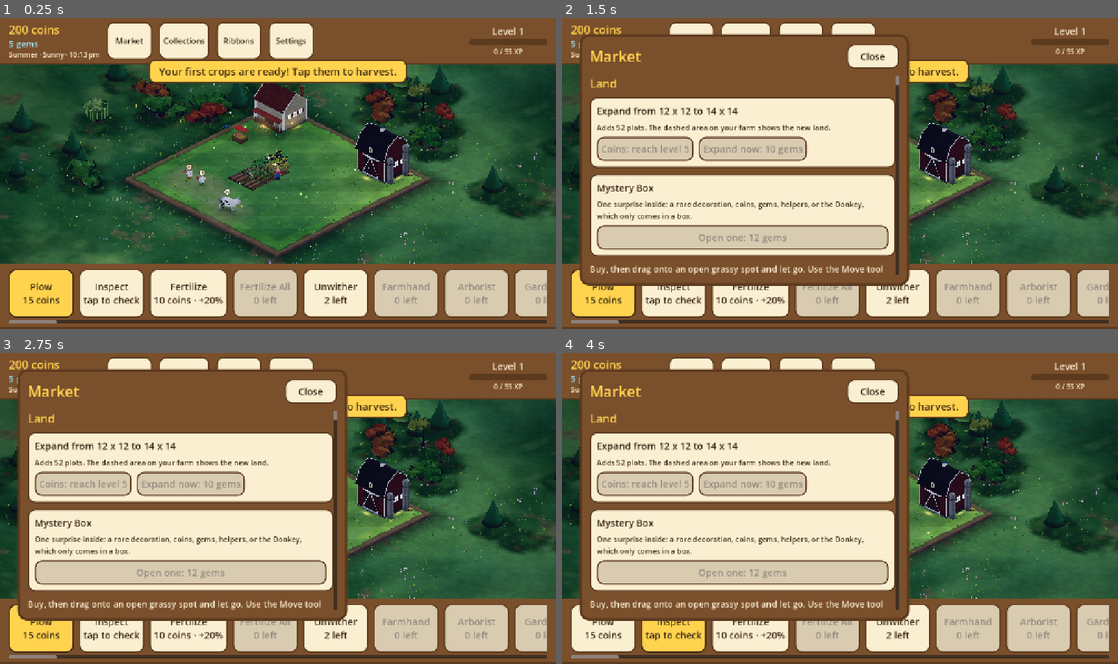
Above: before the commit, frames 1-4 (two rows, left to right).
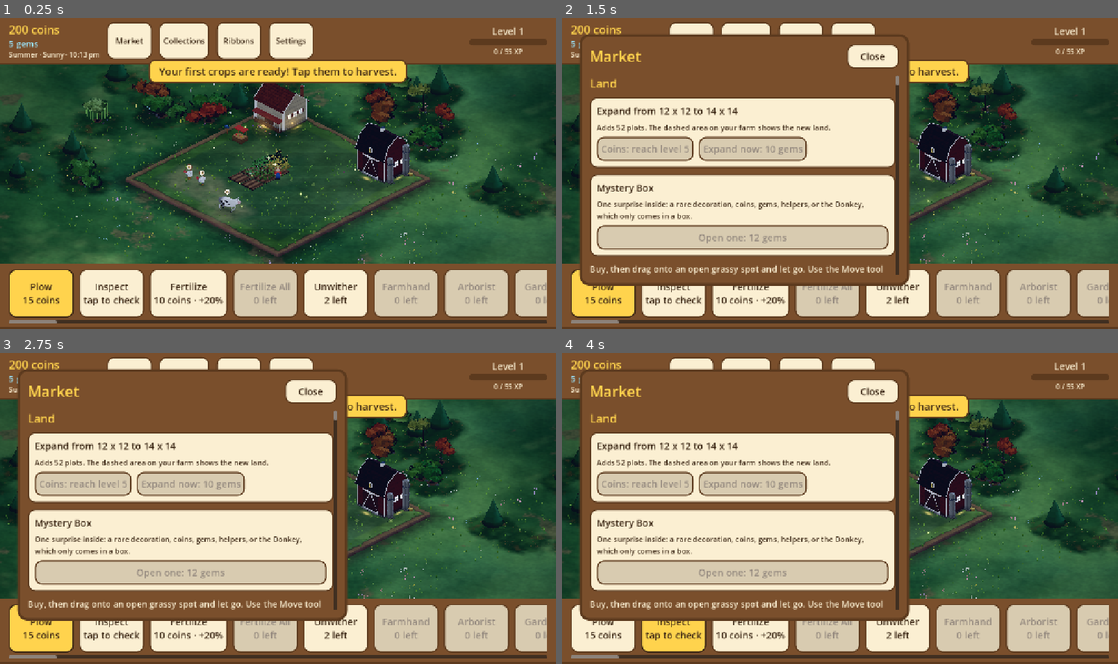
Above: after the commit, the same moments.

Repository: aniket-patra-1998/farm-game
Game: Godot game, scene res://scenes/main.tscn
Two runs of this game, one before a commit and one after it. Both use one fixed random seed, a clock stepped at 60 frames per second and the inputs below.
Inputs:
- Up to frame 1 (0.25 s): no input
- Up to frame 2 (1.5 s): click "Market" at 0.5 s; click "Collections" at 1.25 s
- Up to frame 3 (2.75 s): click "Ribbons" at 2 s
- Up to frame 4 (4 s): click "Plow 15 coins" at 2.75 s; click "Inspect tap to check" at 3.5 s

The runs differ from the first frame. In frame 1, 8.8% of the frame differs, in the area x 24-76%, y 32-75%; in frame 2, 1.0%; in frame 3, 1.0%; in frame 4, 1.0%.

Commit message:
Ground: grass colour from the reference screenshots (deeper, less neon); before/after look tool (look_shot, look_compare)
Co-Authored-By: Claude Sonnet 5.5 <noreply@anthropic.com>
Claude-Session: https://claude.ai/code/session_014fNSr1LTa4ZmUtF6K6voar

Diff:
--- a/shaders/ground3d.gdshader
+++ b/shaders/ground3d.gdshader
@@ -4,8 +4,8 @@
 // farm (FarmVille's grid you could read without lines), and a sunlit warmth. All procedural, in world
 // space, so it never stretches or repeats visibly.
 
-uniform vec3 grass_light : source_color = vec3(0.50, 0.70, 0.27);
-uniform vec3 grass_dark : source_color = vec3(0.28, 0.49, 0.18);
+uniform vec3 grass_light : source_color = vec3(0.33, 0.44, 0.22);
+uniform vec3 grass_dark : source_color = vec3(0.22, 0.33, 0.14);
 uniform vec3 dry : source_color = vec3(0.74, 0.74, 0.38);
 uniform float checker = 0.035;  // how much alternate tiles differ; 0 for the meadow
 uniform float dryness = 0.18;   // how much straw-coloured grass shows through
--- /dev/null
+++ b/tools/look_shot.gd
@@ -0,0 +1,35 @@
+extends Node
+## Before and after: fixed views of the showcase farm, for comparing one change at a time. Writes four pictures
+## (all, buildings, trees_animals, crops) into the folder given by --out=<dir> (default ci_shots/look). Needs a renderer:
+##   xvfb-run godot --rendering-method gl_compatibility --path . res://tools/look_shot.tscn -- --out=/tmp/before
+## tools/look_compare.py joins two such folders side by side.
+
+const MAIN_SCENE := preload("res://scenes/main.tscn")
+const VIEWS := [["all", 15, 15, 0.55], ["buildings", 4, 8, 1.0], ["trees_animals", 20, 12, 1.0], ["crops", 27, 14, 1.3]]
+const NOON := 12.5
+
+
+func _ready() -> void:
+	var out := "res://ci_shots/look"
+	for a in OS.get_cmdline_user_args():
+		if a.begins_with("--out="):
+			out = a.substr(6)
+	DirAccess.make_dir_recursive_absolute(ProjectSettings.globalize_path(out))
+	Game.saving_enabled = false
+	Game.reset_game()
+	ProjectSettings.set_setting(Farm3D.SETTING, true)
+	Game.debug_time_offset = (int(NOON * 3600) - int(Time.get_unix_time_from_system()) % 86400 + 86400) % 86400
+	var main := MAIN_SCENE.instantiate()
+	add_child(main)
+	await get_tree().process_frame
+	Game.open_showcase()
+	for k in 12:
+		await RenderingServer.frame_post_draw
+	var cam: FarmCamera = main.get("camera")
+	var grid: FarmGrid = main.get("grid")
+	for v: Array in VIEWS:
+		cam.snap(grid.to_global(grid.center_of(Game.index_of(int(v[1]), int(v[2])))), float(v[3]))
+		for k in 16:
+			await RenderingServer.frame_post_draw
+		get_viewport().get_texture().get_image().save_png(ProjectSettings.globalize_path(out + "/" + str(v[0]) + ".png"))
+	get_tree().quit()
--- /dev/null
+++ b/tools/look_shot.tscn
@@ -0,0 +1,6 @@
+[gd_scene load_steps=2 format=3]
+
+[ext_resource type="Script" path="res://tools/look_shot.gd" id="1"]
+
+[node name="LookShot" type="Node"]
+script = ExtResource("1")
